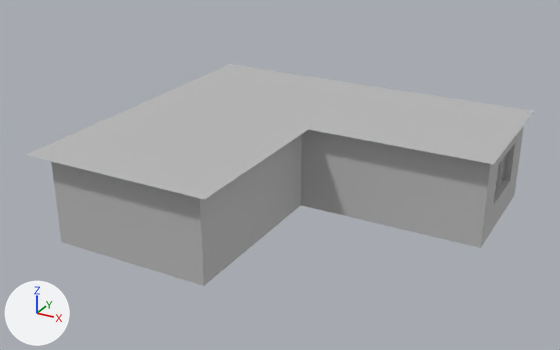
Before and after pictures for a commit that changed the FBX model Assets/Models/Scenes/apartment_living_room.fbx.
The view is the same before and after, from a 50 mm camera at (10.78, -20.84, 11.79) aimed at (-0.53, -0.29, 1.52). Every picture has the same lights, and +X, +Y and +Z are marked at lower left. Where no turn or scale is listed for an object, it has been applied to the vertices.

Names of what the first picture shows: 'roof', 'wall_back_01_outside', 'wall_back_02_outside', 'wall_left_01_outside', 'wall_left_02_outside'.
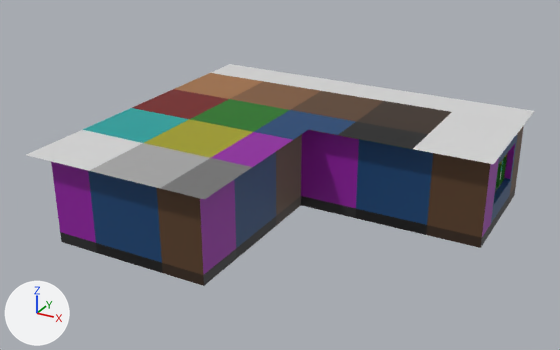
Changed parts and their boxes (x1, y1, x2, y2) in the pictures (560 x 350 px):
```json
{"object": "roof", "change": "recoloured", "before": [26, 64, 534, 200], "after": [26, 64, 534, 200]}
{"object": "wall_left_02_outside", "change": "recoloured", "before": [301, 130, 490, 248], "after": [301, 130, 490, 248]}
{"object": "wall_left_01_outside", "change": "recoloured", "before": [51, 161, 204, 286], "after": [51, 161, 204, 286]}
{"object": "wall_back_01_outside", "change": "recoloured", "before": [200, 134, 302, 285], "after": [200, 134, 302, 285]}
{"object": "wall_back_02_outside", "change": "recoloured", "before": [481, 125, 524, 247], "after": [481, 125, 524, 247]}
```

The change, as JSON lines over the scene's bpy script:
```json
{"block": "me_mesh_019", "where": "me_mesh_019.from_pydata(...)  # 6 vertices, 2 faces; spans x -6.2..6.2, y -5.7..5.7, z 0.0"}
{"op": "remove", "block": "me_mesh_019", "code": "me_mesh_019.materials.append(mat_phong2)  # grey #bcbcbc"}
{"op": "add", "block": "me_mesh_019", "code": "me_mesh_019.materials.append(mat_phong1)  # picture img_apartment_palette_png"}
{"block": "me_mesh_010", "where": "me_mesh_010.from_pydata(...)  # 8 vertices, 4 faces; spans x -2.7..2.7, y -0.1..0.1, z -1.5..1.5"}
{"op": "remove", "block": "me_mesh_010", "code": "me_mesh_010.materials.append(mat_phong2)  # grey #bcbcbc"}
{"op": "add", "block": "me_mesh_010", "code": "me_mesh_010.materials.append(mat_phong1)  # picture img_apartment_palette_png"}
{"block": "me_mesh_009", "where": "me_mesh_009.from_pydata(...)  # 8 vertices, 4 faces; spans x -0.1..0.1, y -3.2..3.0, z -1.5..1.5"}
{"op": "remove", "block": "me_mesh_009", "code": "me_mesh_009.materials.append(mat_phong2)  # grey #bcbcbc"}
{"op": "add", "block": "me_mesh_009", "code": "me_mesh_009.materials.append(mat_phong1)  # picture img_apartment_palette_png"}
{"block": "me_mesh_008", "where": "me_mesh_008.from_pydata(...)  # 16 vertices, 11 faces; spans x -0.25..0.25, y -2.2..2.2, z -1.5..1.5"}
{"op": "remove", "block": "me_mesh_008", "code": "me_mesh_008.materials.append(mat_phong2)  # grey #bcbcbc"}
{"op": "add", "block": "me_mesh_008", "code": "me_mesh_008.materials.append(mat_phong1)  # picture img_apartment_palette_png"}
{"block": "me_mesh_006", "where": "me_mesh_006.from_pydata(...)  # 8 vertices, 4 faces; spans x -3.0..3.5, y -0.1..0.1, z -1.5..1.5"}
{"op": "remove", "block": "me_mesh_006", "code": "me_mesh_006.materials.append(mat_phong2)  # grey #bcbcbc"}
{"op": "add", "block": "me_mesh_006", "code": "me_mesh_006.materials.append(mat_phong1)  # picture img_apartment_palette_png"}
```
